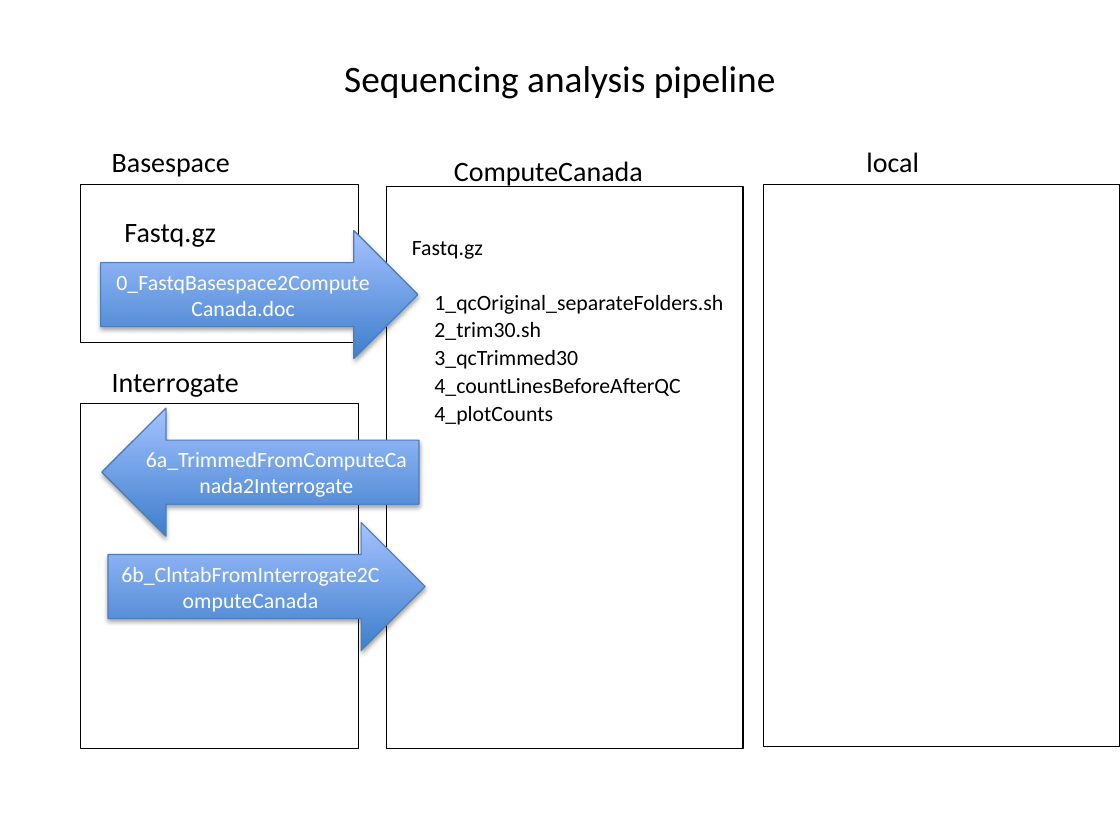
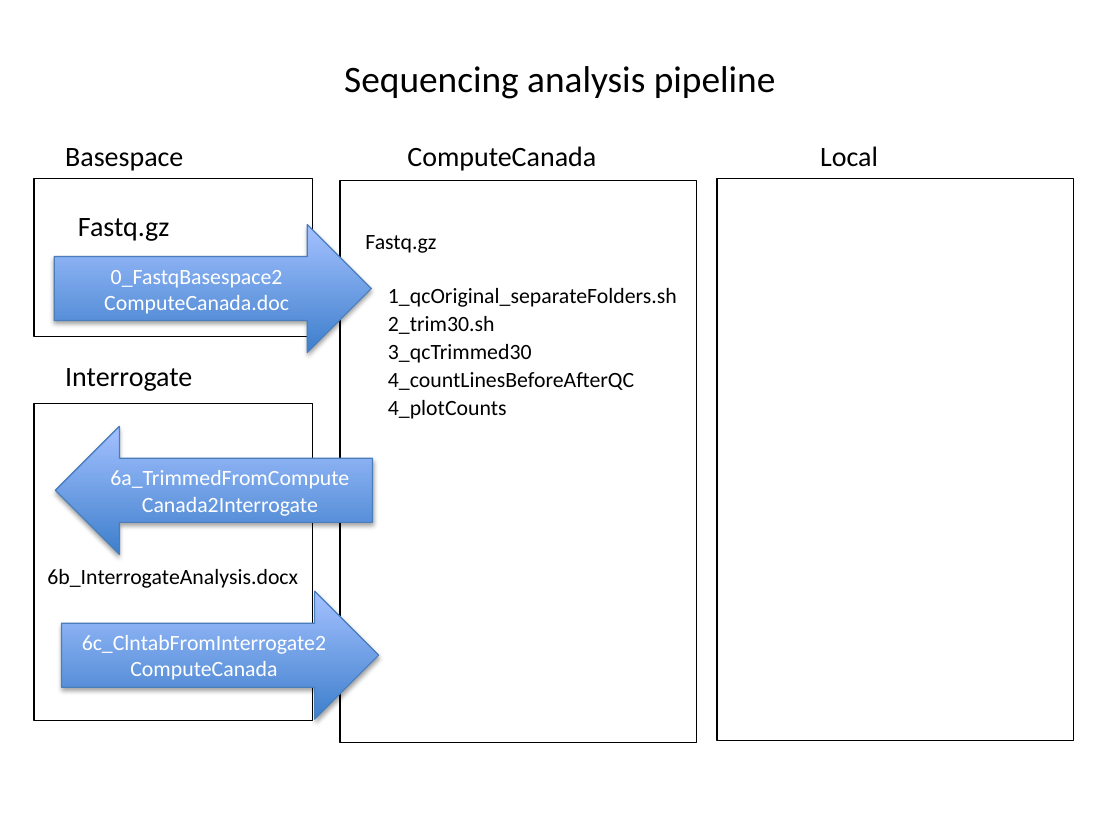
Before and after one commit to skylerchang/IntrgAnalysis, a slide deck: slide 1 of analysisFlowchart.pptx (slide 2 before the commit). Drawn at 1120x840 pixels with LibreOffice and Linux fonts; fonts in the diff are those of the drawing. Boxes give left, top, right and bottom in pixels: in the first picture for what was removed or moved away, otherwise in the second. Text is boxed around its words. In the diff, an @@ line names an element or a change of style, - is before the commit and + after.

Commit message:
Updated analysis flow chart and Interrogate instructions

```diff
--- a/analysisFlowchart.pptx
+++ b/analysisFlowchart.pptx
@@ text "ComputeCanada": place and size @@
-text "ComputeCanada" at <box>454,161,643,187</box>
+text "ComputeCanada" at <box>407,146,596,171</box>
@@ text at <box>820,146,878,166</box>: text changed @@
-local
+Local
@@ 9 texts, 3 rectangles, 1 right arrow: place and size @@
-9 texts, 3 rectangles, 1 right arrow at <box>81,154,1120,748</box>
+9 texts, 3 rectangles, 1 right arrow at <box>34,148,1073,743</box>
@@ text in right arrow at <box>104,270,289,314</box>: text changed @@
-0_FastqBasespace2ComputeCanada.doc
+0_FastqBasespace2
+ComputeCanada.doc
@@ rectangle "v": place and size @@
-rectangle "v" at <box>81,404,358,749</box>
+rectangle "v" at <box>34,404,311,721</box>
@@ right arrow "6a_TrimmedFromCompute": place and size @@
-right arrow "6a_TrimmedFromCompute" at <box>102,408,419,535</box>
+right arrow "6a_TrimmedFromCompute" at <box>56,427,373,554</box>
@@ text in right arrow at <box>110,470,349,516</box>: text changed @@
-6a_TrimmedFromComputeCanada2Interrogate
+6a_TrimmedFromCompute
+Canada2Interrogate
@@ text added at <box>47,569,298,588</box>, 14 pt, text #000000 @@
+6b_InterrogateAnalysis.docx
@@ right arrow "6c_ClntabFromInterrogate2": place and size @@
-right arrow "6c_ClntabFromInterrogate2" at <box>108,522,424,650</box>
+right arrow "6c_ClntabFromInterrogate2" at <box>62,591,379,719</box>
@@ text in right arrow at <box>82,635,326,680</box>: text changed @@
-6b_ClntabFromInterrogate2ComputeCanada
+6c_ClntabFromInterrogate2
+ComputeCanada
```
Also in this commit, not shown: 1 slide removed, 4 other files.
